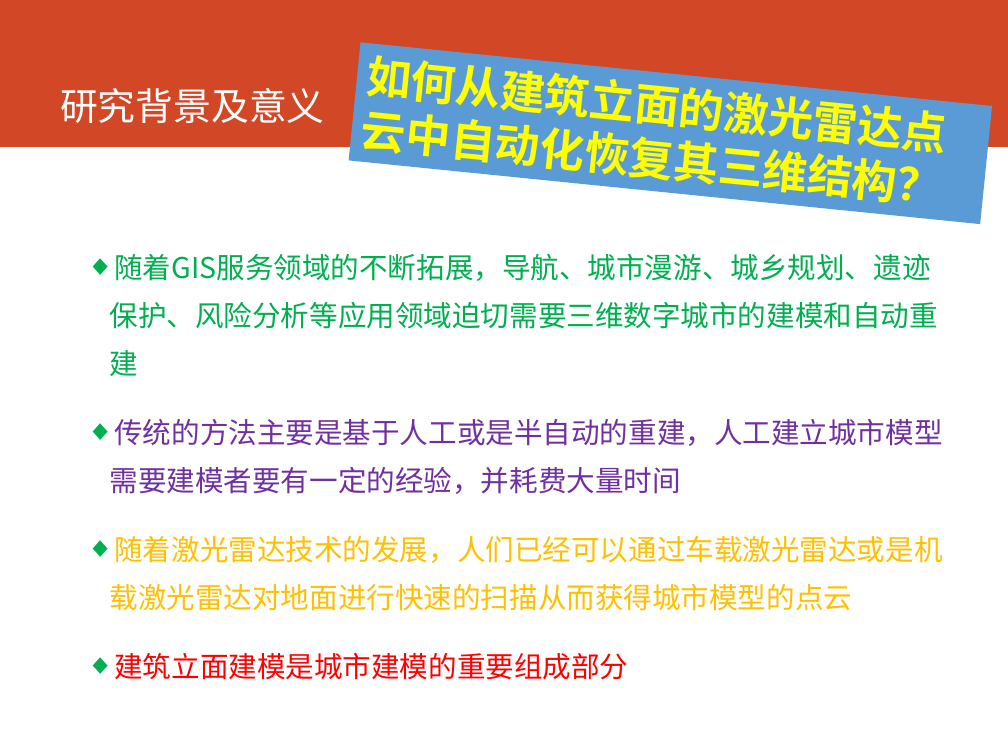
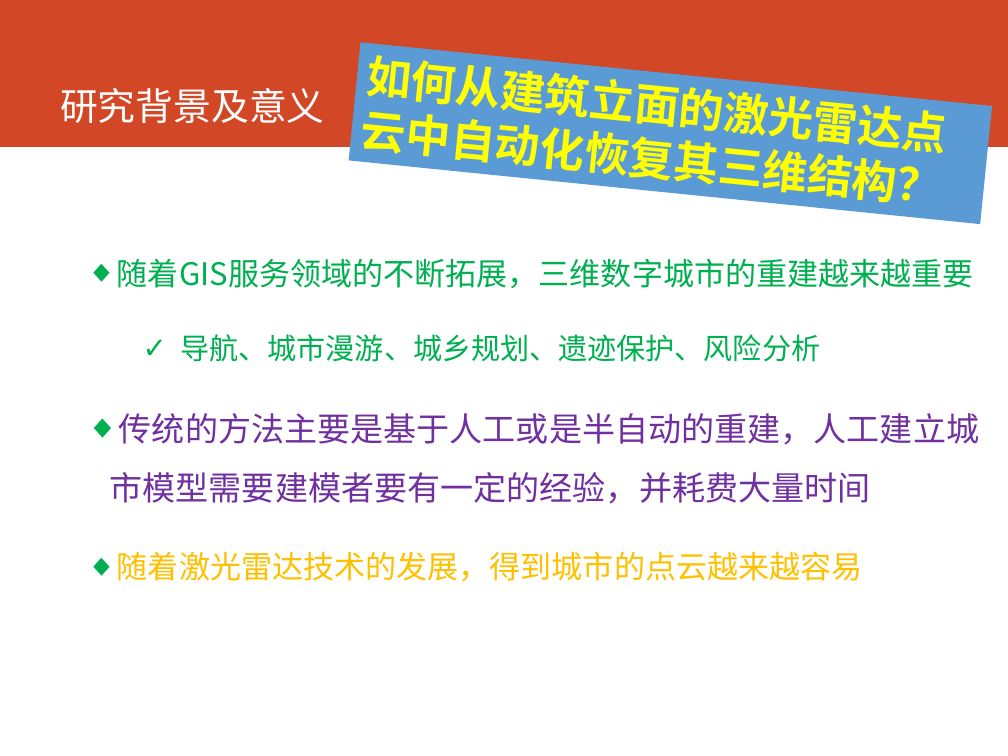
Before and after one commit to cartosquare/graduation-thesis-defenses, a slide deck: slide 2 of 基于形状语义和增强学习的建筑.pptx. Drawn at 1008x756 pixels with LibreOffice and Linux fonts; fonts in the diff are those of the drawing. Boxes give left, top, right and bottom in pixels: in the first picture for what was removed or moved away, otherwise in the second. Text is boxed around its words. In the diff, an @@ line names an element or a change of style, - is before the commit and + after.

Commit message:
删减了一些不重要的内容。

```diff
--- a/基于形状语义和增强学习的建筑.pptx
+++ b/基于形状语义和增强学习的建筑.pptx
@@ text at box(117, 259, 974, 362): text changed; size 20.4 to 22.2 pt @@
-◆ 随着GIS服务领域的不断拓展，导航、城市漫游、城乡规划、遗迹保护、风险分析等应用领域迫切需要三维数字城市的建模和自动重建
+◆ 随着GIS服务领域的不断拓展，三维数字城市的重建越来越重要
+  ✓ 导航、城市漫游、城乡规划、遗迹保护、风险分析
@@ text at box(110, 413, 979, 504): size 20.4 to 23.6 pt in "传统的方法主要是基于人工或是半自动的重建，人工建立城市模型需要建模者要有一定的经验，并耗费大量时间"; line spacing 1.4 to 1.5 @@
@@ text at box(117, 551, 863, 581): text changed; size 20.4 to 22.2 pt @@
-◆ 随着激光雷达技术的发展，人们已经可以通过车载激光雷达或是机载激光雷达对地面进行快速的扫描从而获得城市模型的点云
-◆ 建筑立面建模是城市建模的重要组成部分
+◆ 随着激光雷达技术的发展，得到城市的点云越来越容易
```
Also in this commit, not shown: 5 other slides changed.
